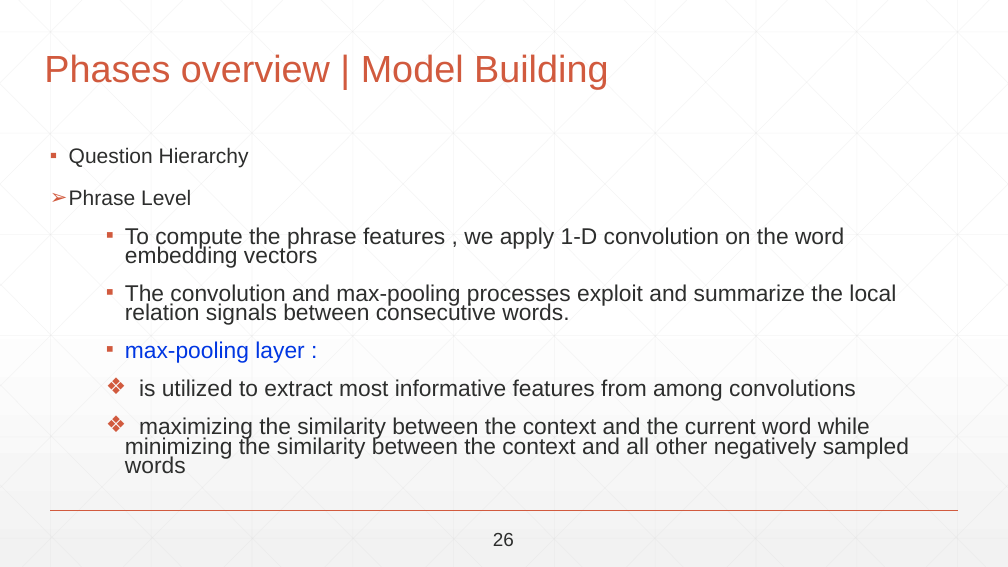
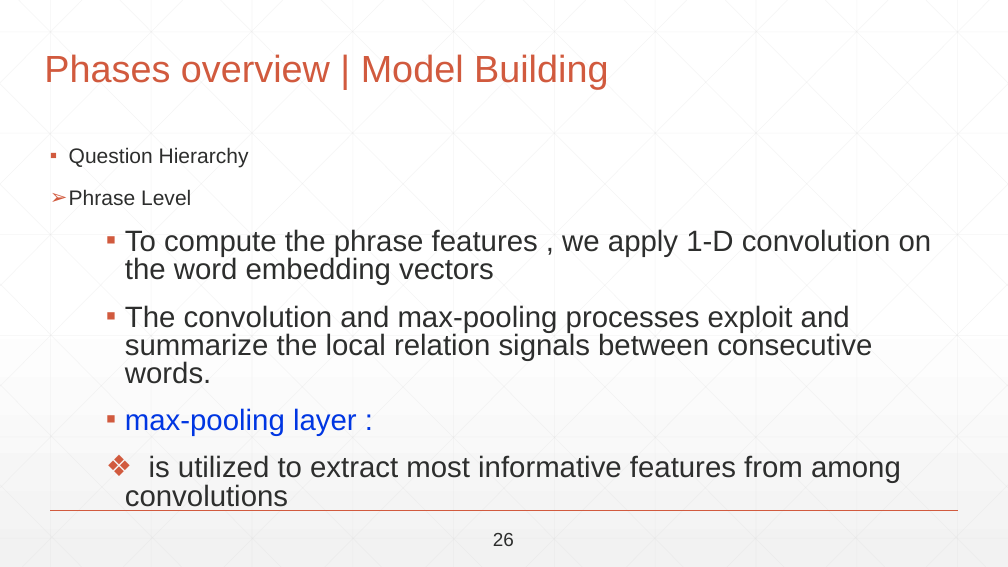
Before and after one commit to abdallahshaaban/Visual-Question-Answering, a slide deck: slide 40 of Second Seminar/Visual-QA-Second-Seminar.pptx. Drawn at 1008x567 pixels with LibreOffice and Linux fonts; fonts in the diff are those of the drawing. Boxes give left, top, right and bottom in pixels: in the first picture for what was removed or moved away, otherwise in the second. Text is boxed around its words. In the diff, an @@ line names an element or a change of style, - is before the commit and + after.

```diff
--- a/Second Seminar/Visual-QA-Second-Seminar.pptx
+++ b/Second Seminar/Visual-QA-Second-Seminar.pptx
@@ text "To compute the phrase features ..." at [125,229,932,511]: size 21.7 to 28 pt; line spacing 0.7 to 0.8 @@
@@ text at [125,417,909,474]: paragraph removed @@
-❖ maximizing the similarity between the context and the current word while minimizing the similarity between the context and all other negatively sampled words
```
Also in this commit, not shown: 4 other slides changed, 6 slides removed, 33 other files.
